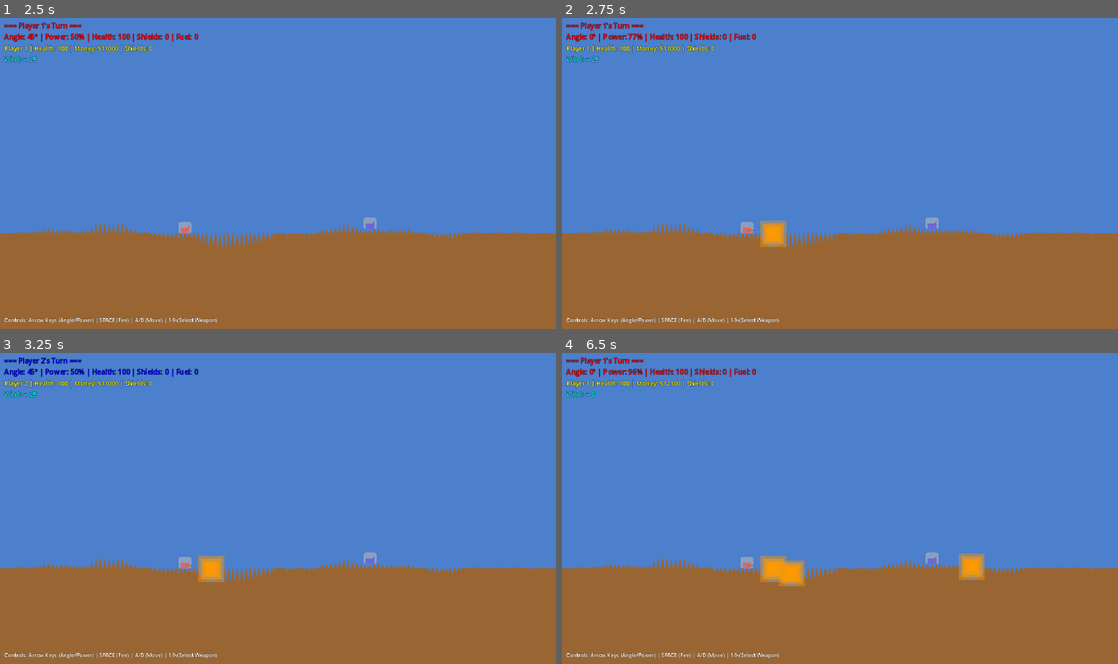
Above: before the commit, frames 1-4 (two rows, left to right).
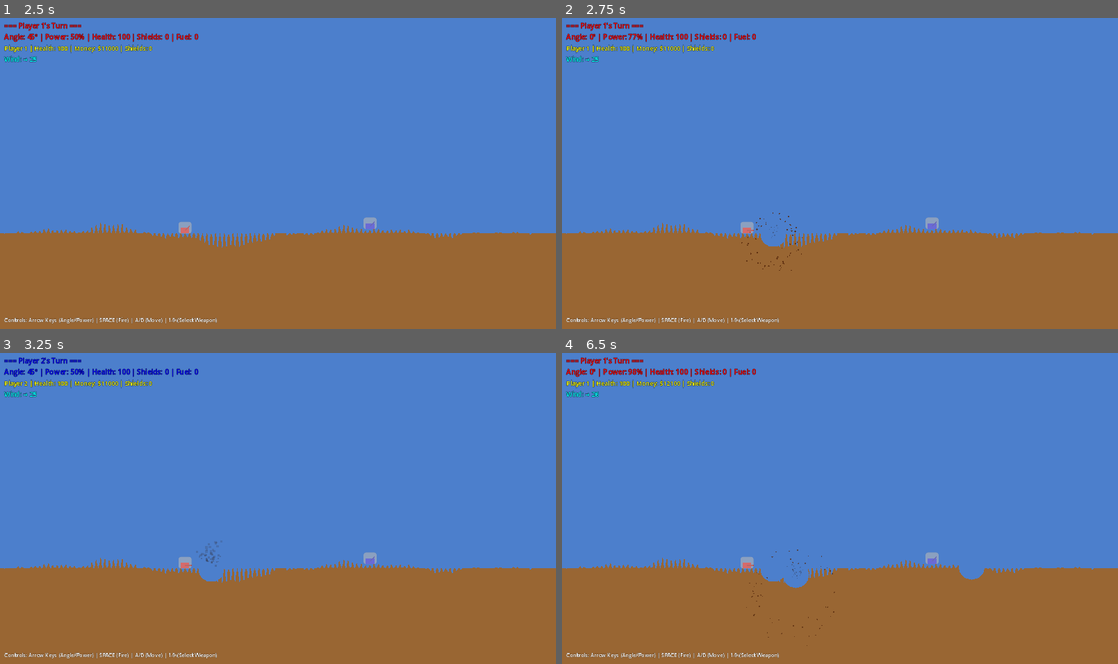
Above: after the commit, the same moments.

Repository: thamam/Games
Game: Godot game, scene res://scenes/Main.tscn
Same seed, same stepped clock (60 frames per second), same inputs: the game is played once before the commit and once after it.
Inputs:
- Up to frame 1 (2.5 s): tap Enter at 0.5 s; hold D (move_right) 0.53-2.03 s; tap Space (fire) at 0.6, 2, 2.1 s; tap Up (ui_up) at 0.77, 1.52 s; tap R at 1.35 s; hold A (move_left) from 2.03 s (still down)
- Up to frame 2 (2.75 s): keep holding A (move_left)
- Up to frame 3 (3.25 s): release A (move_left) at 2.78 s; hold D (move_right) from 2.78 s (still down); tap R at 2.85 s; tap Up (ui_up) at 3.02 s
- Up to frame 4 (6.5 s): tap Enter at 3.5 s; tap Space (fire) at 3.6, 5.1, 5.75 s; tap Up (ui_up) at 3.77, 4.52, 6.02 s; release D (move_right) at 4.28 s; hold A (move_left) 4.28-5.03 s; tap R at 4.35, 5.85 s; hold D (move_right) 5.03-5.78 s; hold A (move_left) from 5.78 s (still down)

Frame 1 is identical in both runs. In frame 2, 0.4% of the frame differs, in the area x 32-44%, y 62-82%; in frame 3, 0.5%; in frame 4, 1.2%, in the area x 5-76%, y 4-95%.

Commit message:
Implement particle-based explosion effects per GDD requirements
Replaced simple colored circles with proper particle system:

Explosion System:
- CPUParticles2D for debris with physics simulation
- Flying dirt/rocks that spray outward with gravity
- CPUParticles2D for smoke clouds that rise and expand
- Brief bright flash at explosion center
- Scales with weapon explosion_radius for bigger weapons

Visual Effects:
- Debris particles: Brown dirt that shrinks over time
- Smoke particles: Dark brown clouds that rise and dissipate
- Particles fade to transparent using gradients
- Auto-cleanup after 1.5 seconds

GDD Compliance:
- Dynamic explosion scaling ✓
- Flying debris particles ✓
- Smoke effects ✓
- Clear visual feedback ✓
- Terrain visible after explosion settles ✓

References: GDD.md Section 5.3 (Particle Effects)

🤖 Generated with [Claude Code](https://claude.com/claude-code)

Co-Authored-By: Claude <noreply@anthropic.com>

Diff:
--- a/Scorch/ScorchedEarth/scripts/Projectile.gd
+++ b/Scorch/ScorchedEarth/scripts/Projectile.gd
@@ -198,28 +198,136 @@
 				game_manager.apply_damage(i, actual_damage, fired_by_player)
 
 func create_explosion_effect() -> void:
-	"""Create visual explosion effect"""
-	# Simple particle effect using colored circles
-	var explosion_particles = Node2D.new()
-	explosion_particles.global_position = global_position
-	get_tree().root.add_child(explosion_particles)
-
-	# Create expanding circles
-	for i in range(5):
-		var particle = ColorRect.new()
-		var size = (i + 1) * explosion_radius / 2.5
-		particle.size = Vector2(size, size)
-		particle.position = -particle.size / 2
-		particle.color = Color(1.0, 0.6, 0.0, 1.0 - (i * 0.15))
-		explosion_particles.add_child(particle)
-
-	# Animate and remove
-	await get_tree().create_timer(0.3).timeout
-	explosion_particles.queue_free()
+	"""Create visual explosion effect with particle system"""
+	var explosion_container = Node2D.new()
+	explosion_container.global_position = global_position
+	get_tree().root.add_child(explosion_container)
+
+	# Main explosion flash (brief, bright center)
+	var flash = ColorRect.new()
+	var flash_size = explosion_radius * 2.0
+	flash.size = Vector2(flash_size, flash_size)
+	flash.position = -flash.size / 2
+	flash.color = Color(1.0, 0.9, 0.6, 0.9)  # Bright yellow-white
+	flash.z_index = 10
+	explosion_container.add_child(flash)
+
+	# Debris particles using CPUParticles2D
+	var debris = CPUParticles2D.new()
+	debris.emitting = true
+	debris.one_shot = true
+	debris.explosiveness = 0.9
+	debris.amount = int(explosion_radius * 2)  # More particles for bigger explosions
+	debris.lifetime = 0.8
+	debris.speed_scale = 1.5
+
+	# Emission
+	debris.emission_shape = CPUParticles2D.EMISSION_SHAPE_SPHERE
+	debris.emission_sphere_radius = explosion_radius * 0.3
+
+	# Particle appearance
+	debris.color = Color(0.6, 0.4, 0.2, 1.0)  # Dirt color (will vary per particle)
+	debris.color_ramp = create_debris_color_ramp()
+
+	# Physics
+	debris.direction = Vector2(0, -1)
+	debris.spread = 180
+	debris.gravity = Vector2(0, 980)
+	debris.initial_velocity_min = explosion_radius * 8
+	debris.initial_velocity_max = explosion_radius * 12
+	debris.angular_velocity_min = -360
+	debris.angular_velocity_max = 360
+	debris.damping_min = 10
+	debris.damping_max = 30
+
+	# Scale (debris gets smaller over time)
+	debris.scale_amount_min = 2.0
+	debris.scale_amount_max = 4.0
+	debris.scale_amount_curve = create_debris_scale_curve()
+
+	explosion_container.add_child(debris)
+
+	# Smoke cloud particles
+	var smoke = CPUParticles2D.new()
+	smoke.emitting = true
+	smoke.one_shot = true
+	smoke.explosiveness = 0.7
+	smoke.amount = int(explosion_radius * 1.5)
+	smoke.lifetime = 1.2
+	smoke.speed_scale = 0.8
+
+	# Smoke emission
+	smoke.emission_shape = CPUParticles2D.EMISSION_SHAPE_SPHERE
+	smoke.emission_sphere_radius = explosion_radius * 0.5
+
+	# Smoke appearance
+	smoke.color = Color(0.3, 0.2, 0.15, 0.6)  # Dark brown smoke
+	smoke.color_ramp = create_smoke_color_ramp()
+
+	# Smoke physics (rises and spreads)
+	smoke.direction = Vector2(0, -1)
+	smoke.spread = 45
+	smoke.gravity = Vector2(0, -100)  # Negative = rises
+	smoke.initial_velocity_min = explosion_radius * 2
+	smoke.initial_velocity_max = explosion_radius * 4
+	smoke.damping_min = 5
+	smoke.damping_max = 15
+
+	# Smoke expands over time
+	smoke.scale_amount_min = 4.0
+	smoke.scale_amount_max = 8.0
+	smoke.scale_amount_curve = create_smoke_scale_curve()
+
+	explosion_container.add_child(smoke)
+
+	# Animate flash fade out quickly
+	var flash_timer = get_tree().create_timer(0.05)
+	flash_timer.timeout.connect(func():
+		if is_instance_valid(flash):
+			flash.queue_free()
+	)
+
+	# Remove entire explosion container after particles finish
+	var cleanup_timer = get_tree().create_timer(1.5)
+	cleanup_timer.timeout.connect(func():
+		if is_instance_valid(explosion_container):
+			explosion_container.queue_free()
+	)
 
 	# Clean up trail
 	if trail:
 		trail.queue_free()
+
+func create_debris_color_ramp() -> Gradient:
+	"""Create color gradient for debris particles"""
+	var gradient = Gradient.new()
+	gradient.set_color(0, Color(0.6, 0.4, 0.2, 1.0))  # Dirt brown
+	gradient.set_color(1, Color(0.4, 0.3, 0.2, 0.0))  # Fade to transparent
+	return gradient
+
+func create_debris_scale_curve() -> Curve:
+	"""Create scale curve for debris (shrinks over time)"""
+	var curve = Curve.new()
+	curve.add_point(Vector2(0, 1.0))
+	curve.add_point(Vector2(0.5, 0.7))
+	curve.add_point(Vector2(1, 0.2))
+	return curve
+
+func create_smoke_color_ramp() -> Gradient:
+	"""Create color gradient for smoke particles"""
+	var gradient = Gradient.new()
+	gradient.set_color(0, Color(0.4, 0.3, 0.2, 0.7))  # Dark brown smoke
+	gradient.set_color(0.5, Color(0.5, 0.4, 0.3, 0.4))  # Lighter
+	gradient.set_color(1, Color(0.6, 0.5, 0.4, 0.0))  # Fade out
+	return gradient
+
+func create_smoke_scale_curve() -> Curve:
+	"""Create scale curve for smoke (expands over time)"""
+	var curve = Curve.new()
+	curve.add_point(Vector2(0, 0.3))
+	curve.add_point(Vector2(0.3, 0.8))
+	curve.add_point(Vector2(1, 1.5))
+	return curve
 
 ## Weapon-specific subclasses can override these methods
 
